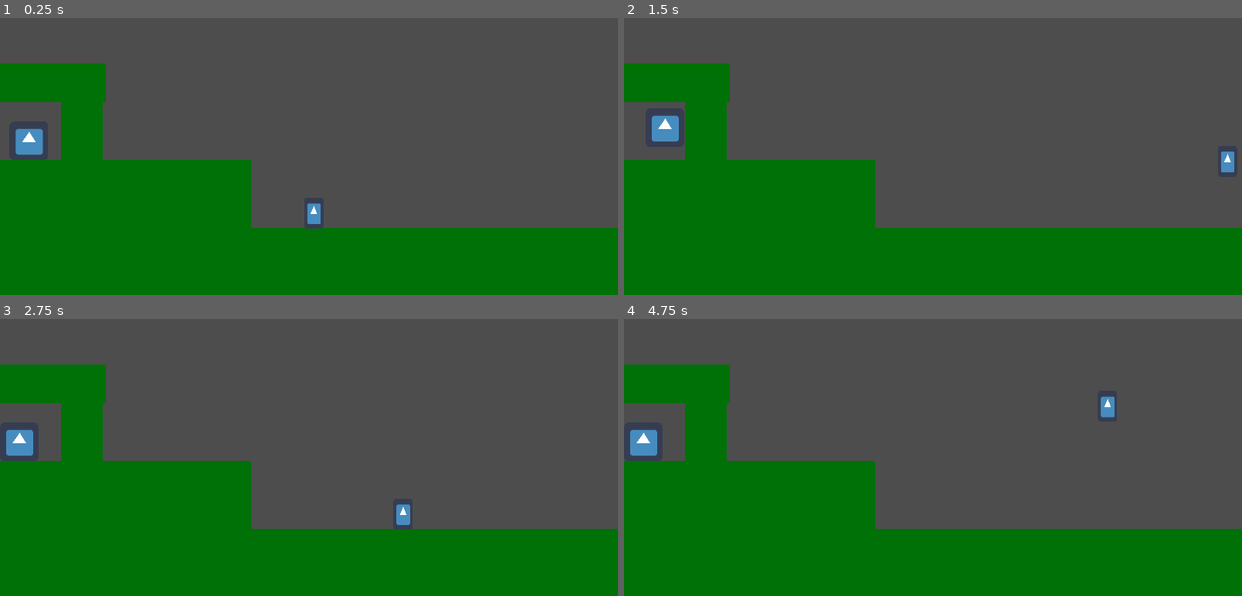
Above: before the commit, frames 1-4 (two rows, left to right).
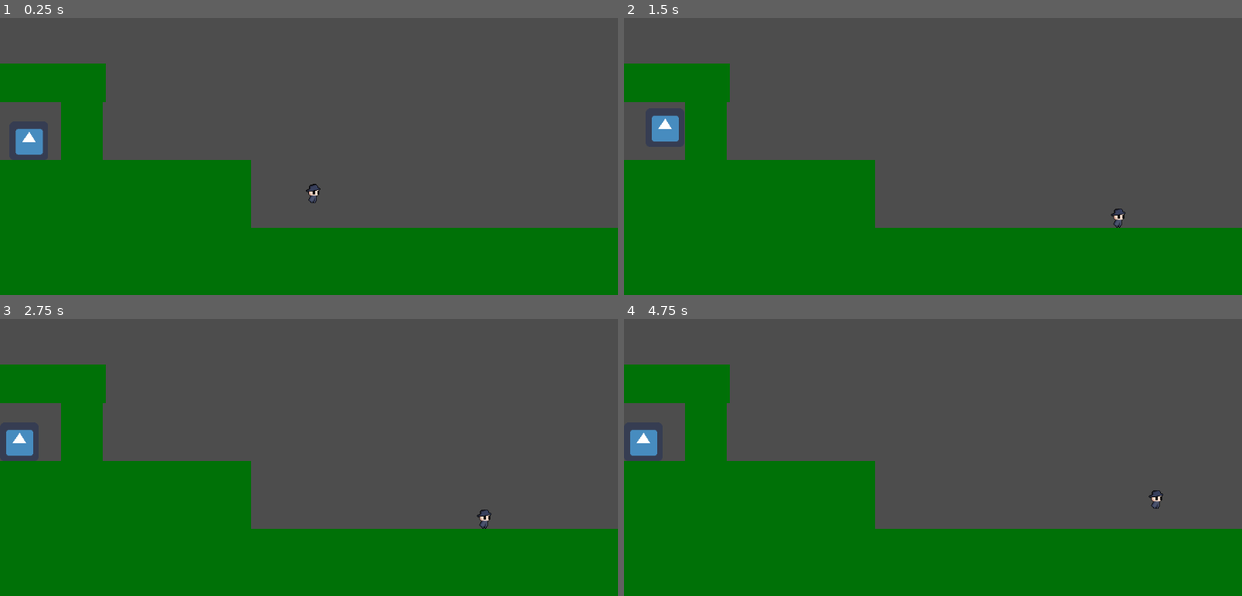
Above: after the commit, the same moments.

Repository: jokw1228/I-Wanna-Be-The-Um
Game: Godot game, scene res://Scenes/DemoScene.tscn
The game is run twice, just before and just after one commit, with the same random seed, the same clock (stepped at 60 frames per second) and the same inputs. The engine's default icon, where the game draws it, is replaced by a stand-in: a white triangle on a blue panel in a dark square.
Inputs:
- Up to frame 1 (0.25 s): no input
- Up to frame 2 (1.5 s): hold Right (move_right) from 0.53 s (still down); tap Up (jump) at 0.6, 0.77, 1.07, 1.35 s
- Up to frame 3 (2.75 s): tap Up (jump) at 1.52, 1.82, 2.1 s; release Right (move_right) at 2.03 s; hold Left (move_left) from 2.03 s (still down)
- Up to frame 4 (4.75 s): release Left (move_left) at 2.78 s; hold Right (move_right) 2.78-4.28 s; tap Up (jump) at 2.85, 3.02, 3.32, 3.6, 3.77, 4.07, 4.35, 4.52 s; hold Left (move_left) from 4.28 s (still down)

The runs differ from the first frame. In frame 1, 0.2% of the frame differs, in the area x 49-53%, y 59-77%; in frame 2, 0.2%; in frame 3, 0.3%; in frame 4, 0.3%, in the area x 77-88%, y 27-69%.

Commit message:
Player AnimatedSprite2D 추가

Diff:
--- a/Scenes/Player/Player.tscn
+++ b/Scenes/Player/Player.tscn
@@ -1,20 +1,79 @@
-[gd_scene load_steps=4 format=3 uid="uid://bbm72675nvcda"]
+[gd_scene load_steps=11 format=3 uid="uid://bbm72675nvcda"]
 
 [ext_resource type="Script" path="res://Scenes/Player/Player.gd" id="1_r2ilq"]
-[ext_resource type="Texture2D" uid="uid://di5a1pv5iuup3" path="res://icon.png" id="2_np6gm"]
+[ext_resource type="Texture2D" uid="uid://cadqfve1nujug" path="res://Resources/Sprites/Player/sprite_player_fall.png" id="3_n4luc"]
+[ext_resource type="Texture2D" uid="uid://5q5nksowyvm1" path="res://Resources/Sprites/Player/sprite_player_idle.png" id="4_qfim3"]
+[ext_resource type="Texture2D" uid="uid://boito1cbqt7s8" path="res://Resources/Sprites/Player/sprite_player.jump.png" id="5_h54jy"]
+[ext_resource type="Texture2D" uid="uid://djo6mck7c88pr" path="res://Resources/Sprites/Player/sprite_player_walk.png" id="6_2djx6"]
 
 [sub_resource type="CapsuleShape2D" id="CapsuleShape2D_vmrs7"]
-radius = 16.0
-height = 48.0
+radius = 8.0
+height = 32.0
+
+[sub_resource type="AtlasTexture" id="AtlasTexture_qakan"]
+atlas = ExtResource("6_2djx6")
+region = Rect2(0, 0, 32, 32)
+
+[sub_resource type="AtlasTexture" id="AtlasTexture_up35n"]
+atlas = ExtResource("6_2djx6")
+region = Rect2(32, 0, 32, 32)
+
+[sub_resource type="AtlasTexture" id="AtlasTexture_7wguj"]
+atlas = ExtResource("6_2djx6")
+region = Rect2(64, 0, 32, 32)
+
+[sub_resource type="SpriteFrames" id="SpriteFrames_fal7p"]
+animations = [{
+"frames": [{
+"duration": 1.0,
+"texture": ExtResource("3_n4luc")
+}],
+"loop": true,
+"name": &"fall",
+"speed": 5.0
+}, {
+"frames": [{
+"duration": 1.0,
+"texture": ExtResource("4_qfim3")
+}],
+"loop": true,
+"name": &"idle",
+"speed": 5.0
+}, {
+"frames": [{
+"duration": 1.0,
+"texture": ExtResource("5_h54jy")
+}],
+"loop": true,
+"name": &"jump",
+"speed": 5.0
+}, {
+"frames": [{
+"duration": 1.0,
+"texture": SubResource("AtlasTexture_qakan")
+}, {
+"duration": 1.0,
+"texture": SubResource("AtlasTexture_up35n")
+}, {
+"duration": 1.0,
+"texture": SubResource("AtlasTexture_7wguj")
+}],
+"loop": true,
+"name": &"walk",
+"speed": 12.0
+}]
 
 [node name="Player" type="CharacterBody2D"]
 script = ExtResource("1_r2ilq")
+max_jump_height = 120.0
+double_jump_height = 90.0
+jump_duration = 0.4
 max_jump_amount = 2
-max_acceleration = 8000
+max_acceleration = 5000
 
 [node name="CollisionShape2D" type="CollisionShape2D" parent="."]
 shape = SubResource("CapsuleShape2D_vmrs7")
 
-[node name="Sprite2D" type="Sprite2D" parent="."]
-scale = Vector2(0.5, 0.796875)
-texture = ExtResource("2_np6gm")
+[node name="AnimatedSprite2D" type="AnimatedSprite2D" parent="."]
+sprite_frames = SubResource("SpriteFrames_fal7p")
+animation = &"idle"
